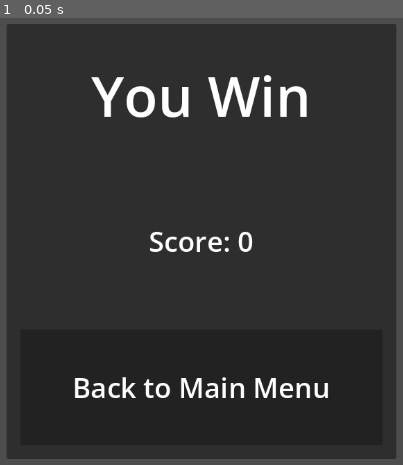
Above: before the commit, frame 1.
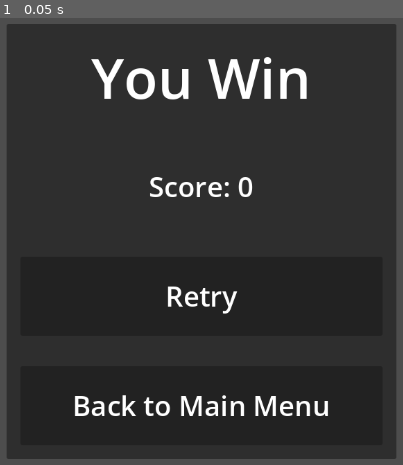
Above: after the commit, the same moment.

Repository: Quackstir/Game-Jam
Game: Godot game, scene res://Levels/MarksTest/WinScene.tscn
Two runs of this game, one before a commit and one after it. Both use one fixed random seed, a clock stepped at 60 frames per second and the inputs below. This scene is started directly instead of the project's main scene.
Inputs:
- Up to frame 1 (0.05 s): no input

The runs differ from the first frame. In frame 1, 6.6% of the frame differs, in the area x 18-82%, y 8-90%.

Commit message:
Making the win screen works
-Made the buttons function in the win screen
-Added camera to player

Diff:
--- a/Global Game Jam 2026/GlobalGameJam2026/Levels/MarksTest/PlayerTestScene.tscn
+++ b/Global Game Jam 2026/GlobalGameJam2026/Levels/MarksTest/PlayerTestScene.tscn
@@ -14,9 +14,6 @@
 [node name="PlayerTestScene" type="Node2D" unique_id=886230346]
 
 [node name="PlayerCharacter" parent="." unique_id=23574427 instance=ExtResource("1_b3n0l")]
-
-[node name="Camera2D" type="Camera2D" parent="." unique_id=1233902717]
-zoom = Vector2(2.42, 2.42)
 
 [node name="Loot" parent="." unique_id=1800392239 instance=ExtResource("4_hsf1l")]
 position = Vector2(8, -78)
--- a/Global Game Jam 2026/GlobalGameJam2026/Levels/MarksTest/WinScene.tscn
+++ b/Global Game Jam 2026/GlobalGameJam2026/Levels/MarksTest/WinScene.tscn
@@ -1,6 +1,7 @@
 [gd_scene format=3 uid="uid://kfaq4sudprsu"]
 
 [ext_resource type="Script" uid="uid://dokx4qptlohnf" path="res://Levels/MarksTest/win_scene.gd" id="1_n13gn"]
+[ext_resource type="AudioStream" uid="uid://c7m1ks2acoo4j" path="res://Player/Audio/WinLevelSFX.wav" id="2_j0mxe"]
 
 [sub_resource type="StyleBoxEmpty" id="StyleBoxEmpty_4c5u3"]
 
@@ -14,6 +15,7 @@
 script = ExtResource("1_n13gn")
 
 [node name="CanvasLayer" type="CanvasLayer" parent="." unique_id=1912213613]
+process_mode = 3
 
 [node name="MarginContainer" type="MarginContainer" parent="CanvasLayer" unique_id=2030910399]
 anchors_preset = 15
@@ -75,11 +77,35 @@
 theme_override_constants/margin_right = 20
 theme_override_constants/margin_bottom = 20
 
-[node name="Button" type="Button" parent="CanvasLayer/MarginContainer/HBoxContainer/Panel2/VBoxContainer/MarginContainer" unique_id=169814792]
+[node name="RetryButton" type="Button" parent="CanvasLayer/MarginContainer/HBoxContainer/Panel2/VBoxContainer/MarginContainer" unique_id=169814792]
 layout_mode = 2
 size_flags_vertical = 3
 
-[node name="Label" type="Label" parent="CanvasLayer/MarginContainer/HBoxContainer/Panel2/VBoxContainer/MarginContainer/Button" unique_id=1449690638]
+[node name="Label" type="Label" parent="CanvasLayer/MarginContainer/HBoxContainer/Panel2/VBoxContainer/MarginContainer/RetryButton" unique_id=1449690638]
+layout_mode = 1
+anchors_preset = 15
+anchor_right = 1.0
+anchor_bottom = 1.0
+grow_horizontal = 2
+grow_vertical = 2
+theme_override_font_sizes/font_size = 40
+text = "Retry"
+horizontal_alignment = 1
+vertical_alignment = 1
+
+[node name="MarginContainer2" type="MarginContainer" parent="CanvasLayer/MarginContainer/HBoxContainer/Panel2/VBoxContainer" unique_id=273713655]
+layout_mode = 2
+size_flags_vertical = 3
+theme_override_constants/margin_left = 20
+theme_override_constants/margin_top = 20
+theme_override_constants/margin_right = 20
+theme_override_constants/margin_bottom = 20
+
+[node name="MainMenuButton" type="Button" parent="CanvasLayer/MarginContainer/HBoxContainer/Panel2/VBoxContainer/MarginContainer2" unique_id=389023374]
+layout_mode = 2
+size_flags_vertical = 3
+
+[node name="Label" type="Label" parent="CanvasLayer/MarginContainer/HBoxContainer/Panel2/VBoxContainer/MarginContainer2/MainMenuButton" unique_id=247035162]
 layout_mode = 1
 anchors_preset = 15
 anchor_right = 1.0
@@ -95,3 +121,11 @@
 layout_mode = 2
 size_flags_horizontal = 3
 theme_override_styles/panel = SubResource("StyleBoxEmpty_4c5u3")
+
+[node name="WinLevelSfx" type="AudioStreamPlayer" parent="." unique_id=1485672552]
+process_mode = 3
+stream = ExtResource("2_j0mxe")
+autoplay = true
+
+[connection signal="pressed" from="CanvasLayer/MarginContainer/HBoxContainer/Panel2/VBoxContainer/MarginContainer/RetryButton" to="." method="_on_button_pressed"]
+[connection signal="pressed" from="CanvasLayer/MarginContainer/HBoxContainer/Panel2/VBoxContainer/MarginContainer2/MainMenuButton" to="." method="_on_main_menu_button_pressed"]
--- a/Global Game Jam 2026/GlobalGameJam2026/Levels/MarksTest/win_scene.gd
+++ b/Global Game Jam 2026/GlobalGameJam2026/Levels/MarksTest/win_scene.gd
@@ -4,3 +4,18 @@
 
 func _ready() -> void:
 	label_2.text = "Score: " + str(GM.score)
+	get_tree().paused = true
+
+
+func _on_button_pressed() -> void:
+	get_tree().paused = false
+	GM.can_win = false
+	Global.scene_manager.huds.remove_child(self)
+	Global.scene_manager.reload_level()
+
+
+func _on_main_menu_button_pressed() -> void:
+	get_tree().paused = false
+	GM.can_win = false
+	Global.scene_manager.get_current_level().queue_free()
+	Global.scene_manager.change_hud_scene("res://Levels/MainMenu/main_menu.tscn")
--- a/Global Game Jam 2026/GlobalGameJam2026/Player/Scenes/player_character.tscn
+++ b/Global Game Jam 2026/GlobalGameJam2026/Player/Scenes/player_character.tscn
@@ -59,5 +59,7 @@
 scale = Vector2(0.48, 0.48)
 texture = ExtResource("4_cl8d8")
 
+[node name="Camera2D" type="Camera2D" parent="." unique_id=1269793609]
+
 [connection signal="area_entered" from="DetectInteractables" to="." method="_on_detect_interactables_area_entered"]
 [connection signal="area_exited" from="DetectInteractables" to="." method="_on_detect_interactables_area_exited"]
